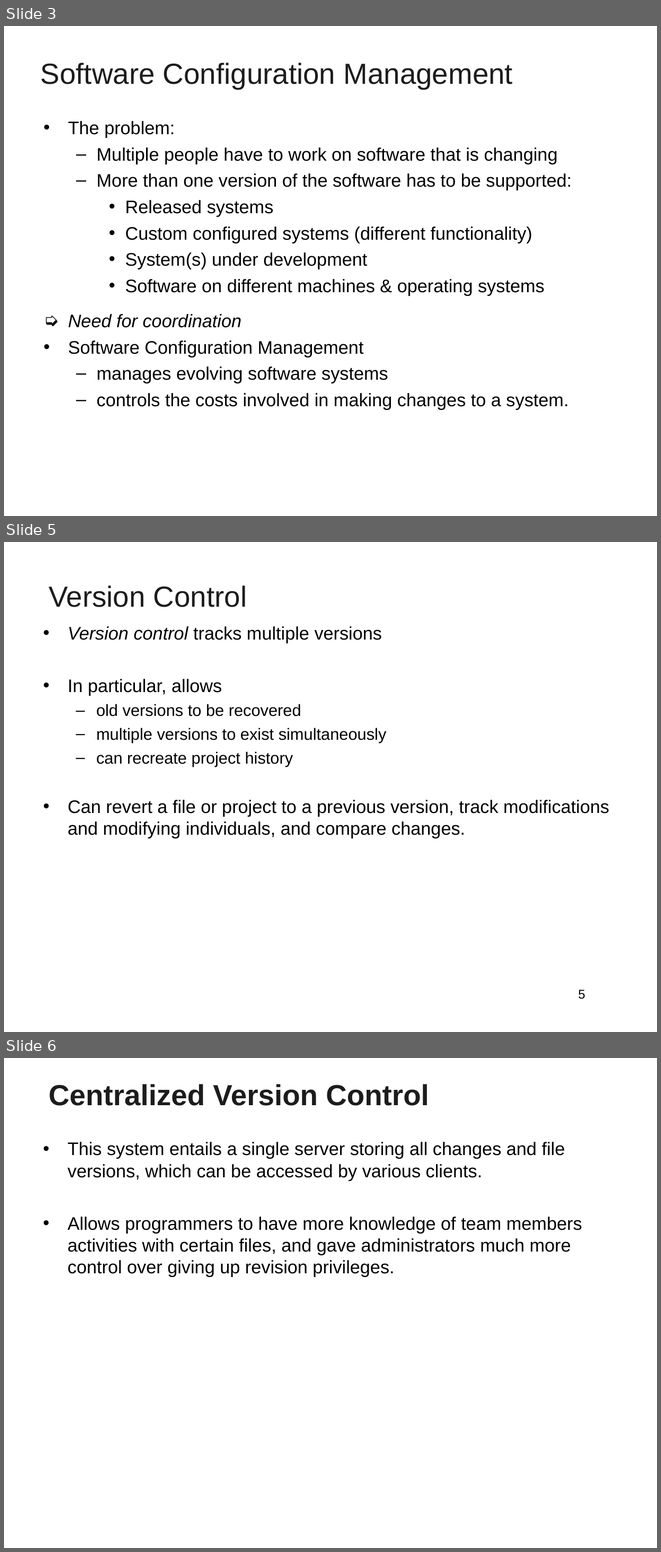
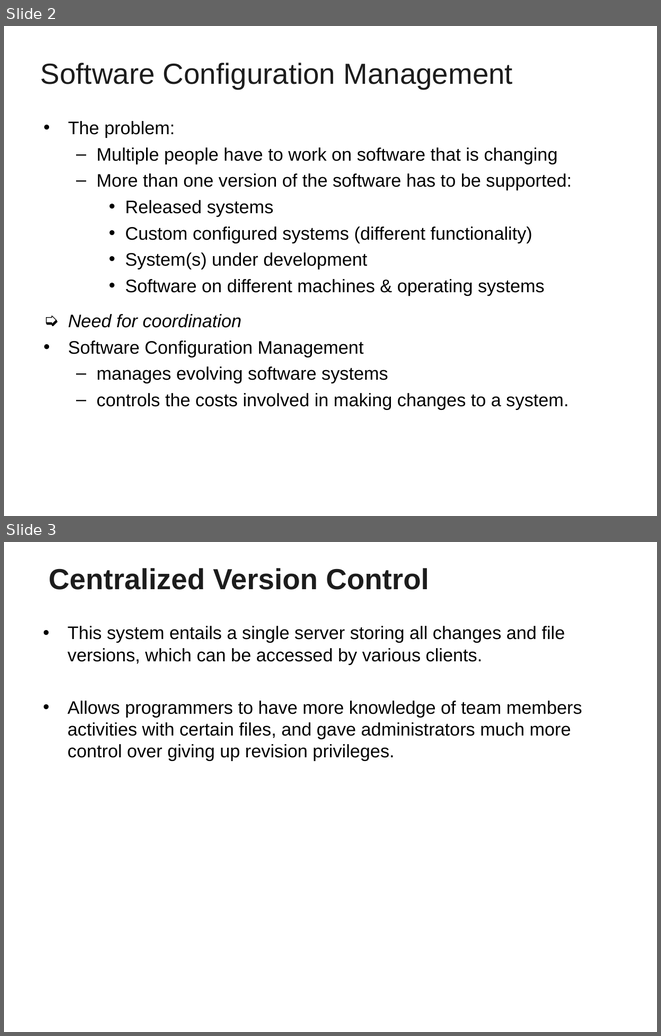
Before and after one commit to PrateekAlakh/sap18, a slide deck: Git_Sapient.ppt. Shown one above the other, each under a label of ours: slides 3, 5 and 6 before the commit, slides 2 and 3 after it; the slides between them are not shown. The pictures are 661x1552 and 661x1036 pixels, drawn with LibreOffice and Linux fonts; fonts in the diff are those of the drawing; background and template pictures are left out. Boxes give left, top, right and bottom in pixels: in the first picture for what was removed or moved away, otherwise in the second. Text is boxed around its words. In the diff, an @@ line names an element or a change of style, - is before the commit and + after.

```diff
--- a/Git_Sapient.ppt
+++ b/Git_Sapient.ppt
@@ slide 5 removed at (4,542,657,1032), background picture (left out) @@
@@ title removed at (49,585,247,607) @@
-Version Control
@@ text removed at (68,626,609,838) @@
-• Version control tracks multiple versions
-• In particular, allows
-  – old versions to be recovered
-  – multiple versions to exist simultaneously
-  – can recreate project history
-• Can revert a file or project to a previous version, track modifications and modifying individuals, and compare changes.
@@ page number removed at (578,989,585,999) @@
-5
@@ what was slide 3 is now slide 2 @@
@@ what was slide 6 is now slide 3 @@
```
Also in this commit, not shown: 5 slides changed, 2 other slides removed.
